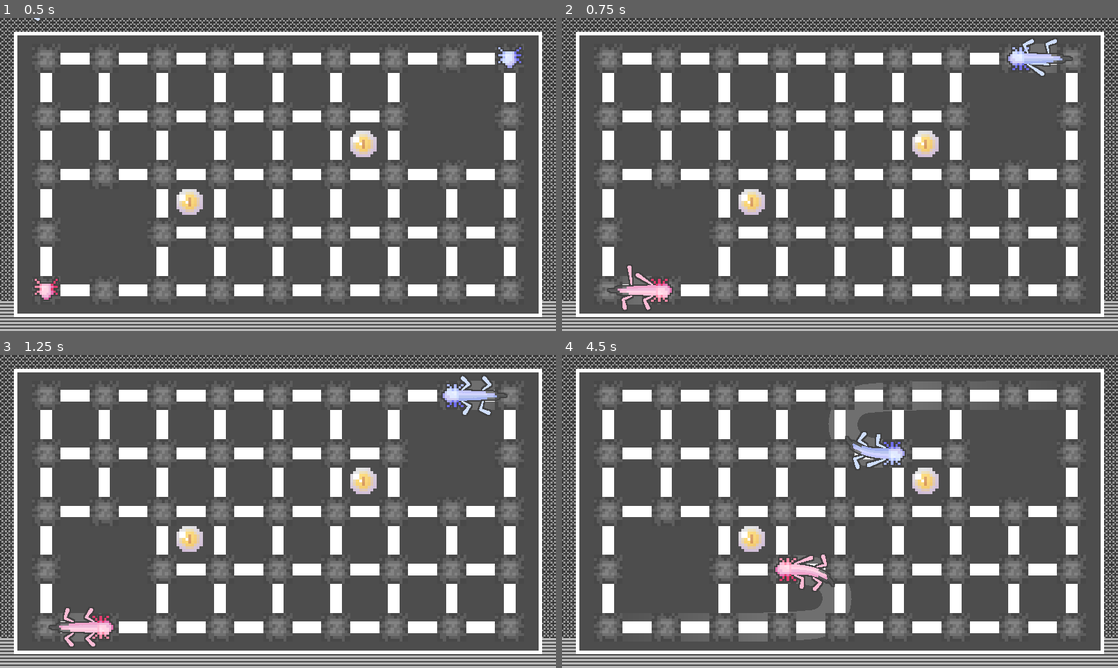
Above: before the commit, frames 1-4 (two rows, left to right).
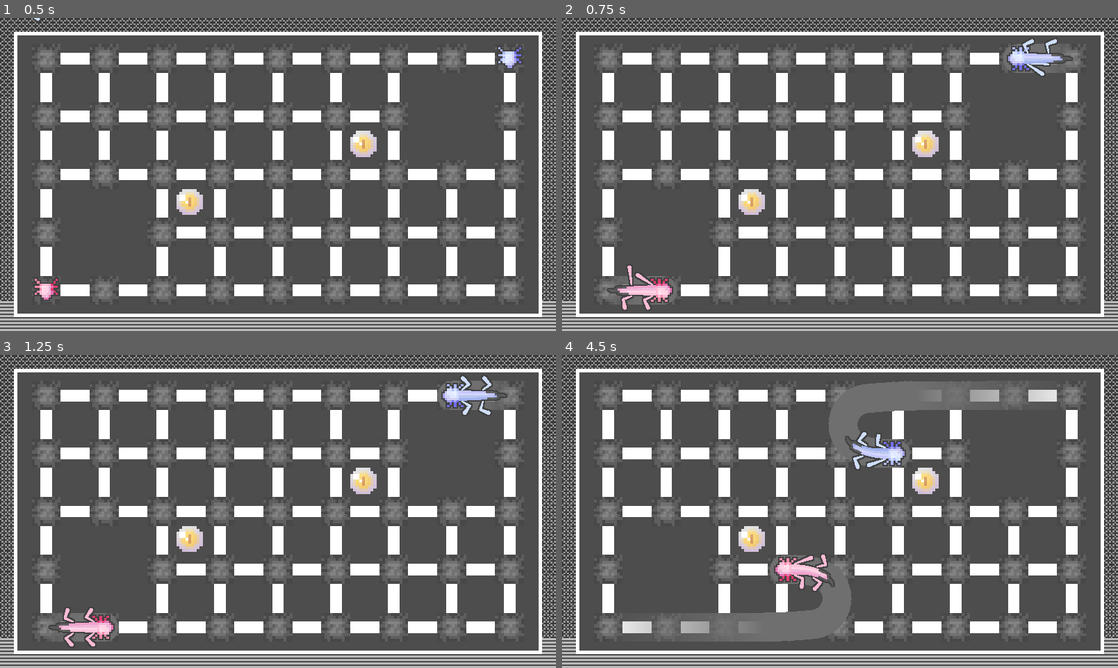
Above: after the commit, the same moments.

Repository: r8114wjbn9118/Hello-Godot-Game-Jam-1
Game: Godot game, scene res://Map/Map.tscn
Two runs of this game, one before a commit and one after it. Both use one fixed random seed, a clock stepped at 60 frames per second and the inputs below. The engine's default icon, where the game draws it, is replaced by a stand-in: a white triangle on a blue panel in a dark square.
Inputs:
- Up to frame 1 (0.5 s): no input
- Up to frame 2 (0.75 s): tap Enter (ui_accept) at 0.5 s; hold Right (ui_right) from 0.53 s (still down); hold Z (z) from 0.53 s (still down)
- Up to frame 3 (1.25 s): keep holding Right (ui_right); keep holding Z (z); tap Enter (ui_accept) at 0.77 s
- Up to frame 4 (4.5 s): tap Enter (ui_accept) at 1.25, 1.52, 2, 2.75, 3.02, 3.5, 3.77, 4.25 s; release Right (ui_right) at 1.28 s; release Z (z) at 1.28 s; hold Down (ui_down) 1.28-2.03 s; tap Z (z) at 1.35, 2.85, 4.35 s; hold Right (ui_right) 2.03-2.78 s; hold Z (z) 2.03-2.78 s; hold Up (ui_up) 2.78-3.53 s; hold Z (z) 3.53-4.28 s; hold Left (ui_left) from 3.53 s (still down)

Frame 1 is identical in both runs. In frame 2, 0.1% of the frame differs, in the area x 10-90%, y 8-92%; in frame 3, 0.1%; in frame 4, 2.9%, in the area x 11-89%, y 8-92%.

Commit message:
path fix

Diff:
--- a/MapItems/WormTail/body/WormBody.tscn
+++ b/MapItems/WormTail/body/WormBody.tscn
@@ -34,7 +34,7 @@
 [node name="Node" type="Node" parent="."]
 
 [node name="PathLine" type="Line2D" parent="Node"]
-z_index = -1
+z_index = 3
 points = PackedVector2Array(0, 0, 36.9362, 0, 80.1929, 0, 115.116, 0, 164, 0, 197, 0)
 width = 50.0
 default_color = Color(0.435294, 0.435294, 0.435294, 1)
